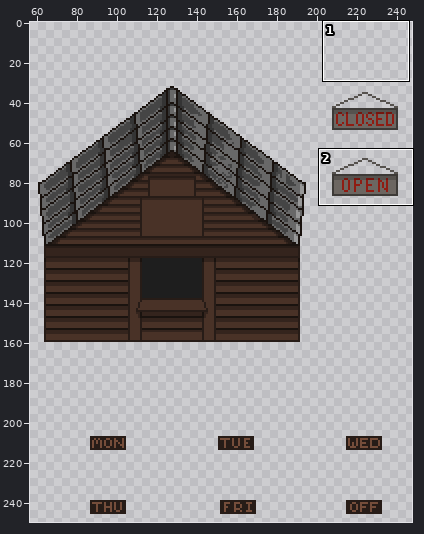
File history of a sprite sheet, harvest-havoc/assets/spritesheets/store.png. Above, an overview of the earlier version with the close-up marked.
Close-up. As it was:
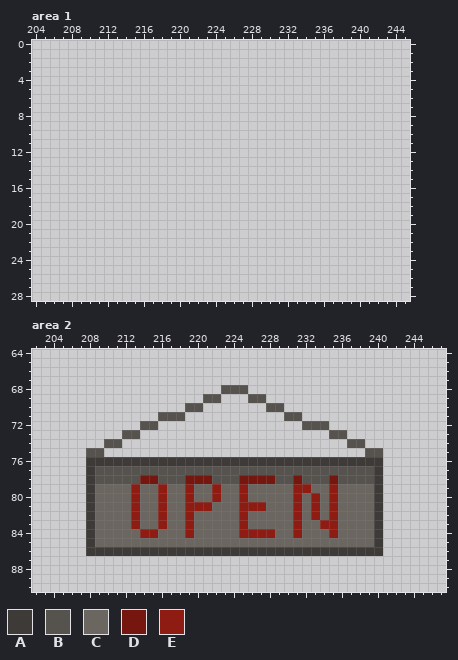
The file is 256x256 pixels. Shown: area 1: x 204..245, y 0..28; area 2: x 202..247, y 64..90. The wide view leaves out empty margins.
Palette (. is transparent): A #3d3a37  B #56524e  C #6c6661  D #75160f  E #8f1c13
Pixels before, area 2, first column x 208:
68 ...............BBB...............
69 .............BB...BB.............
70 ...........BB.......BB...........
71 ........BBB...........BB.........
72 ......BB................BBB......
73 ....BB.....................BB....
74 ..BB.........................BB..
75 BB.............................BB
76 AAAAAAAAAAAAAAAAAAAAAAAAAAAAAAAAA
77 ABBBBBBBBBBBBBBBBBBBBBBBBBBBBBBBA
78 ABBBBBDDBBBDDDBBBDDDDBBDBBBDBBBBA
79 ACCCCECCECCECCECCECCCCCEECCECCCCA
80 ACCCCECCECCECCECCECCCCCECECECCCCA
81 ACCCCECCECCEEECCCEEECCCECECECCCCA
82 ACCCCECCECCECCCCCECCCCCECECECCCCA
83 ACCCCECCECCECCCCCECCCCCECCEECCCCA
84 ACCCCCEECCCECCCCCEEEECCECCCECCCCA
85 ACCCCCCCCCCCCCCCCCCCCCCCCCCCCCCCA
86 AAAAAAAAAAAAAAAAAAAAAAAAAAAAAAAAA
The same view after the edit:
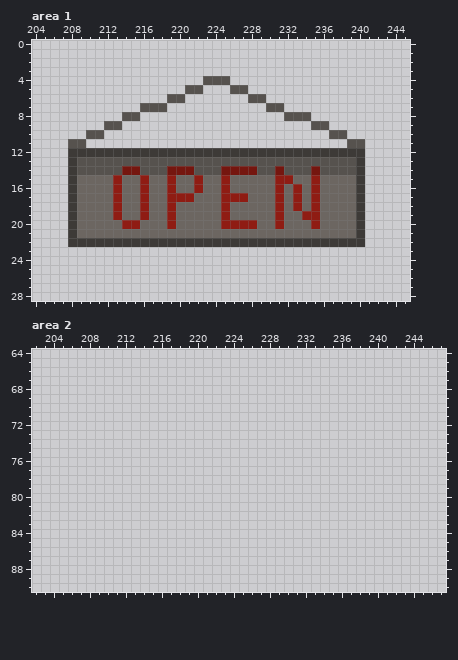
Difference:
Changed rows in their new state; - is an unchanged pixel.
Area 1:
first column x 208:
 4 ---------------BBB---------------
 5 -------------BB---BB-------------
 6 -----------BB-------BB-----------
 7 --------BBB-----------BB---------
 8 ------BB----------------BBB------
 9 ----BB---------------------BB----
10 --BB-------------------------BB--
11 BB-----------------------------BB
12 AAAAAAAAAAAAAAAAAAAAAAAAAAAAAAAAA
13 ABBBBBBBBBBBBBBBBBBBBBBBBBBBBBBBA
14 ABBBBBDDBBBDDDBBBDDDDBBDBBBDBBBBA
15 ACCCCECCECCECCECCECCCCCEECCECCCCA
16 ACCCCECCECCECCECCECCCCCECECECCCCA
17 ACCCCECCECCEEECCCEEECCCECECECCCCA
18 ACCCCECCECCECCCCCECCCCCECECECCCCA
19 ACCCCECCECCECCCCCECCCCCECCEECCCCA
20 ACCCCCEECCCECCCCCEEEECCECCCECCCCA
21 ACCCCCCCCCCCCCCCCCCCCCCCCCCCCCCCA
22 AAAAAAAAAAAAAAAAAAAAAAAAAAAAAAAAA
Area 2:
first column x 208:
68 ---------------...---------------
69 -------------..---..-------------
70 -----------..-------..-----------
71 --------...-----------..---------
72 ------..----------------...------
73 ----..---------------------..----
74 --..-------------------------..--
75 ..-----------------------------..
76 .................................
77 .................................
78 .................................
79 .................................
80 .................................
81 .................................
82 .................................
83 .................................
84 .................................
85 .................................
86 .................................
